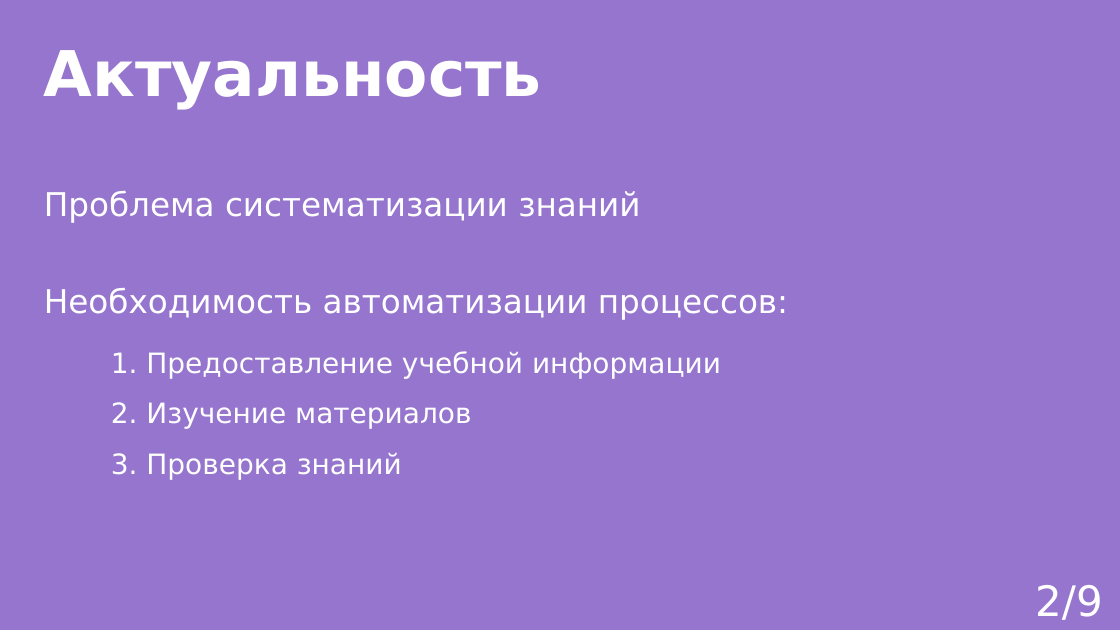
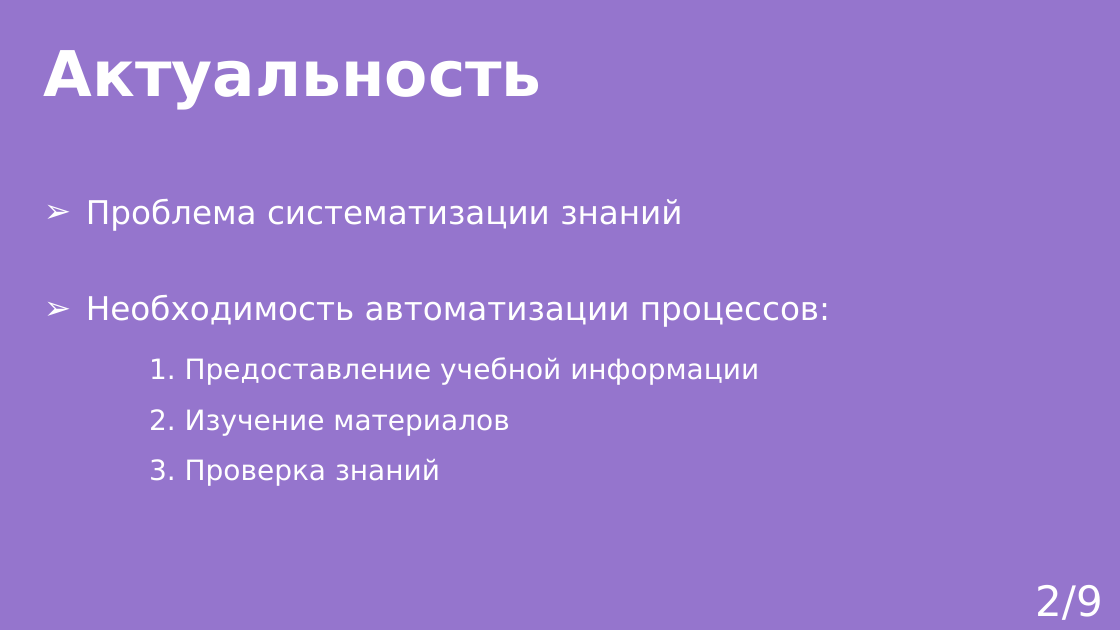
Before and after one commit to AngelGrinota/CourseProject, a slide deck: slide 2 of Edu_presentation.pptx. Drawn at 1120x630 pixels with LibreOffice and Linux fonts; fonts in the diff are those of the drawing. Boxes give left, top, right and bottom in pixels: in the first picture for what was removed or moved away, otherwise in the second. Text is boxed around its words. In the diff, an @@ line names an element or a change of style, - is before the commit and + after.

```diff
--- a/Edu_presentation.pptx
+++ b/Edu_presentation.pptx
@@ text "Проблема систематизации знаний": place and size @@
-text "Проблема систематизации знаний" at (44, 191, 640, 223)
+text "Проблема систематизации знаний" at (86, 199, 682, 231)
@@ text "Проблема систематизации знаний" at (86, 199, 682, 231): bullet none to ➢ @@
@@ text "Необходимость автоматизации процессов:": place and size @@
-text "Необходимость автоматизации процессов:" at (44, 288, 788, 320)
+text "Необходимость автоматизации процессов:" at (86, 295, 830, 327)
@@ text "Необходимость автоматизации процессов:" at (86, 295, 830, 327): bullet none to ➢ @@
@@ text "Предоставление учебной информации": place and size @@
-text "Предоставление учебной информации" at (146, 351, 721, 480)
+text "Предоставление учебной информации" at (185, 357, 759, 486)
```
Also in this commit, not shown: 3 other slides changed, 3 other files.
